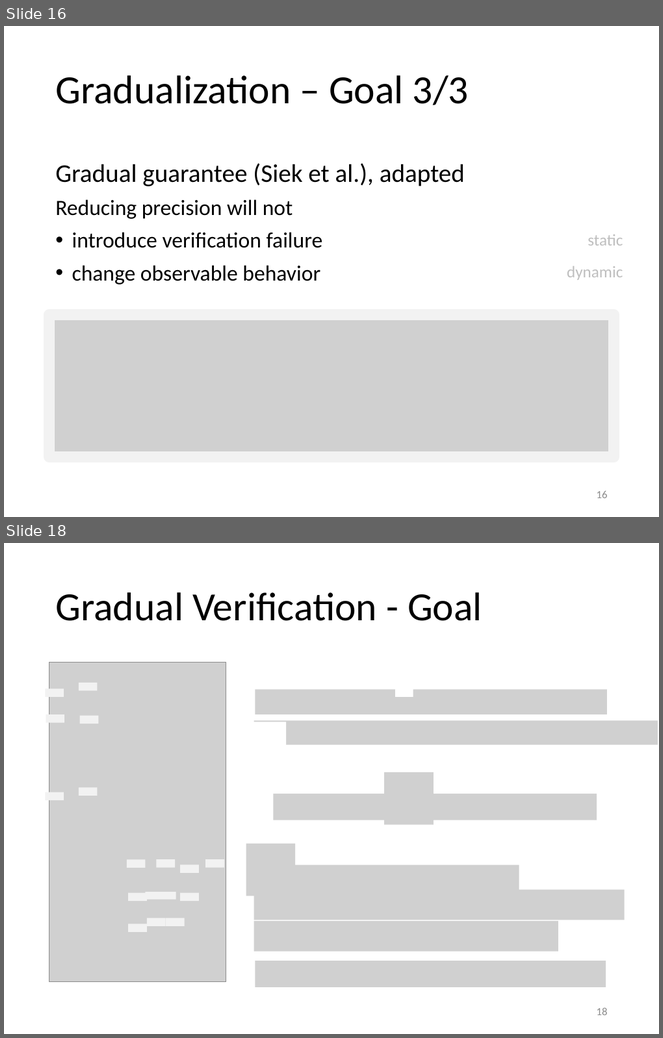
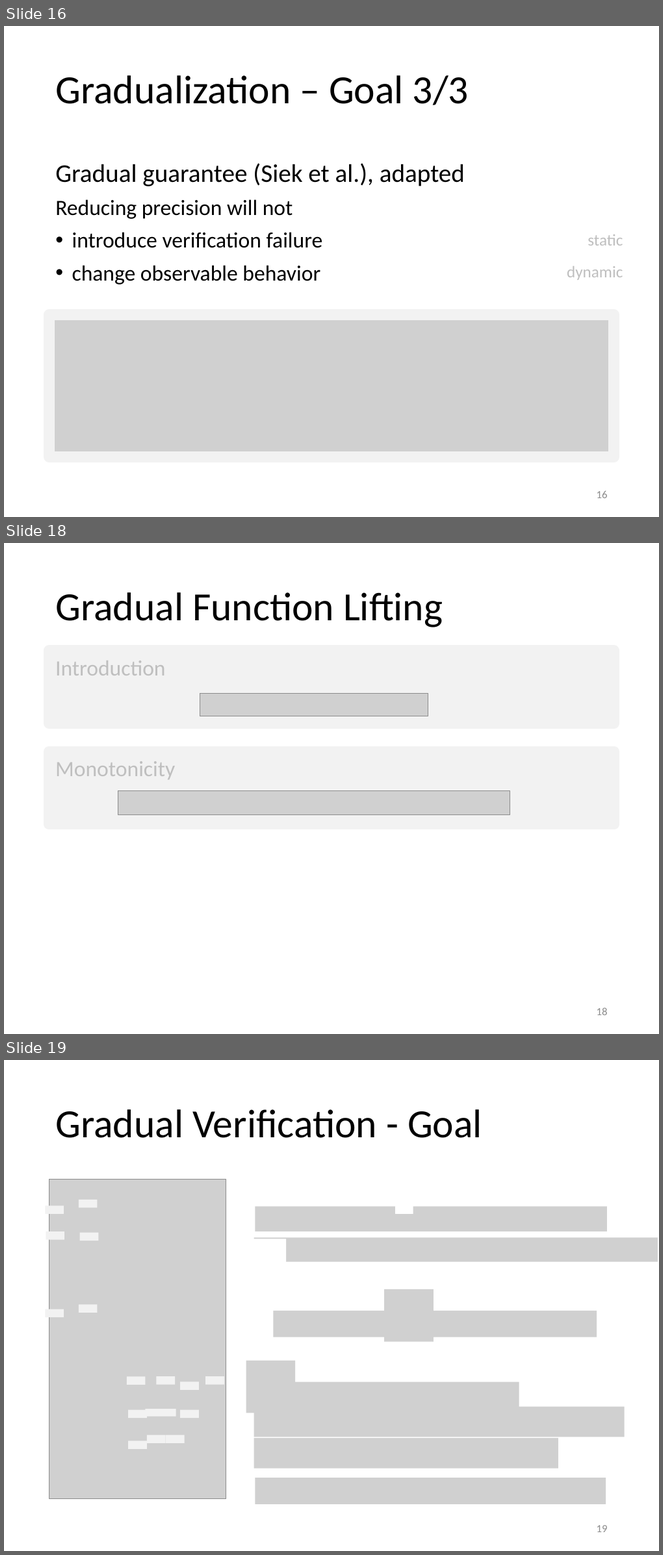
Before and after one commit to olydis/GradVerThesis, a slide deck: presentation/PLunch.pptx. Shown one above the other, each under a label of ours: slides 16 and 18 before the commit, slides 16, 18 and 19 after it; the slides between them are not shown. The pictures are 663x1038 and 663x1555 pixels, drawn with LibreOffice and Linux fonts; fonts in the diff are those of the drawing; grey boxes stand for pictures. Boxes give left, top, right and bottom in pixels: in the first picture for what was removed or moved away, otherwise in the second. Text is boxed around its words. In the diff, an @@ line names an element or a change of style, - is before the commit and + after.

```diff
--- a/presentation/PLunch.pptx
+++ b/presentation/PLunch.pptx
@@ slide 18 added at [4,543,659,1034], background #FFFFFF @@
@@ title added at [55,592,443,627], 44 pt, text #000000 @@
+Gradual Function Lifting
@@ rectangle added at [50,650,614,723], fill #F2F2F2, outline #F2F2F2 12 pt, 24 pt, text #BFBFBF @@
+Introduction
@@ picture added at [200,693,428,716] @@
@@ rectangle added at [50,752,614,824], fill #F2F2F2, outline #F2F2F2 12 pt, 24 pt, text #BFBFBF @@
+Monotonicity
@@ picture added at [118,791,510,815] @@
@@ page number added at [597,1008,608,1016], 12 pt, text #8C8C8C @@
+18
@@ what was slide 18 is now slide 19 @@
@@ page number at [597,1525,608,1533]: text changed @@
-18
+19
```
Also in this commit, not shown: 1 slide changed, 6 other files.
